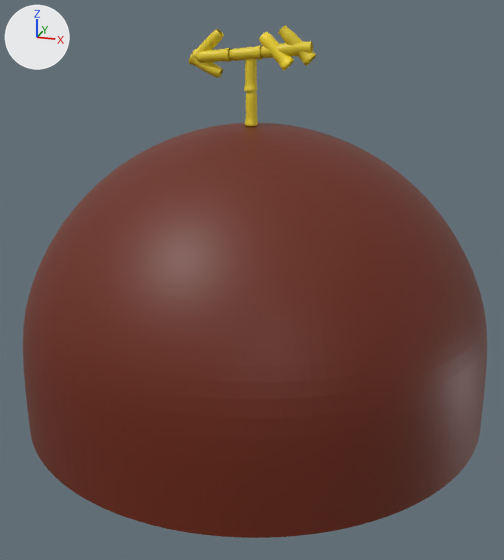
Two versions of the Blender file Aikumis/patrick.house.blend, one commit apart.
The view is the same before and after, from a 50 mm camera at (2.2, -11.1, 5.71) aimed at (-1.11, -0.74, 1.96). Lighting does not change. The marker at upper left points along +X, +Y and +Z.

In view in the first picture: 'Сфера'.
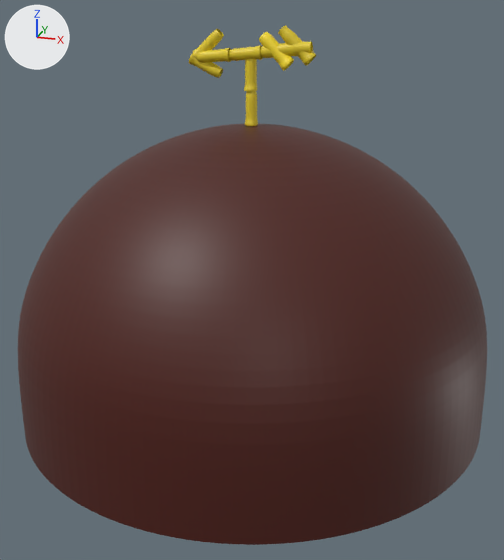
What differs and where, as boxes (x1, y1, x2, y2) in the pictures (504 x 560 px):
'Сфера', recoloured, moved: before (23, 123, 487, 538); after (18, 124, 487, 545)

The change in detail:
Material 'Материал.010' (mat_материал_010) changes colour from brown #6a230a to dark red #4c180e; in linear values from (0.145, 0.0171, 0.00296) to (0.0726, 0.00942, 0.00448).
Object 'Сфера' (ob_сфера) moves from (-1.17, -0.39, 1.3) to (-1.17, -0.52, 1.3).
